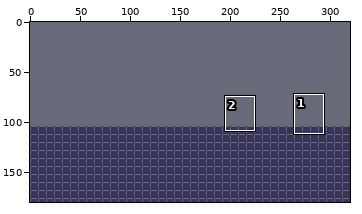
One commit to this sprite sheet: content/ldtk/mario_world/simplified/Level_1/_composite.png. Above: a wide view before the commit, with the close-up outlined.
Close-up. Before the edit:
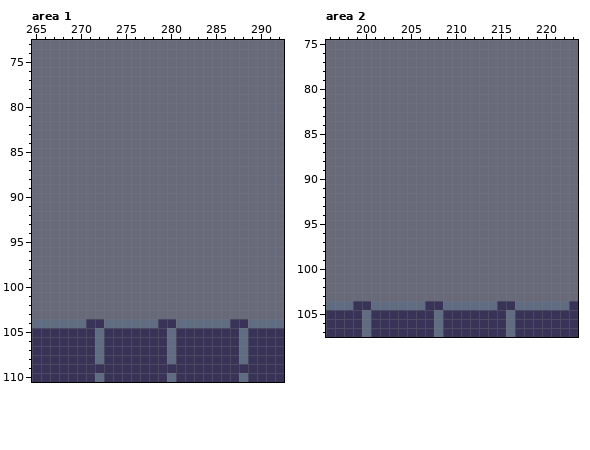
The file is 320x180 pixels. Shown: area 1: x 265..292, y 73..110; area 2: x 196..223, y 75..107.
New version:
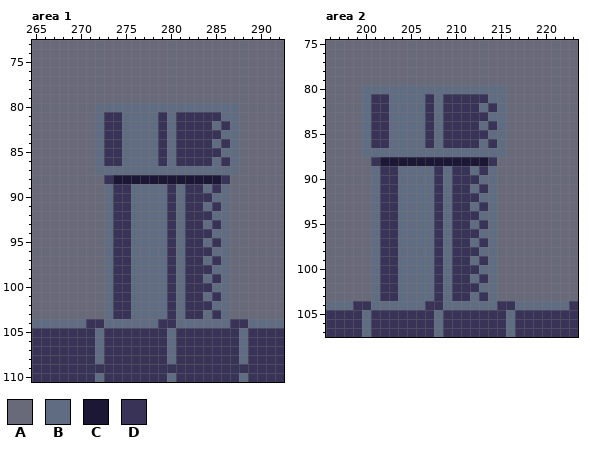
Palette (. is transparent): A #696a79  B #606c81  C #1c1734  D #393457
What changed:
--- area 1
@@ x 265..292 @@
  79 AAAAAAAAAAAAAAAAAAAAAAAAAAAA
- 80 AAAAAAAAAAAAAAAAAAAAAAAAAAAA
- 81 AAAAAAAAAAAAAAAAAAAAAAAAAAAA
- 82 AAAAAAAAAAAAAAAAAAAAAAAAAAAA
- 83 AAAAAAAAAAAAAAAAAAAAAAAAAAAA
- 84 AAAAAAAAAAAAAAAAAAAAAAAAAAAA
- 85 AAAAAAAAAAAAAAAAAAAAAAAAAAAA
- 86 AAAAAAAAAAAAAAAAAAAAAAAAAAAA
- 87 AAAAAAAAAAAAAAAAAAAAAAAAAAAA
- 88 AAAAAAAAAAAAAAAAAAAAAAAAAAAA
- 89 AAAAAAAAAAAAAAAAAAAAAAAAAAAA
- 90 AAAAAAAAAAAAAAAAAAAAAAAAAAAA
- 91 AAAAAAAAAAAAAAAAAAAAAAAAAAAA
- 92 AAAAAAAAAAAAAAAAAAAAAAAAAAAA
- 93 AAAAAAAAAAAAAAAAAAAAAAAAAAAA
- 94 AAAAAAAAAAAAAAAAAAAAAAAAAAAA
- 95 AAAAAAAAAAAAAAAAAAAAAAAAAAAA
- 96 AAAAAAAAAAAAAAAAAAAAAAAAAAAA
- 97 AAAAAAAAAAAAAAAAAAAAAAAAAAAA
- 98 AAAAAAAAAAAAAAAAAAAAAAAAAAAA
- 99 AAAAAAAAAAAAAAAAAAAAAAAAAAAA
-100 AAAAAAAAAAAAAAAAAAAAAAAAAAAA
-101 AAAAAAAAAAAAAAAAAAAAAAAAAAAA
-102 AAAAAAAAAAAAAAAAAAAAAAAAAAAA
-103 AAAAAAAAAAAAAAAAAAAAAAAAAAAA
+ 80 AAAAAAABBBBBBBBBBBBBBBBAAAAA
+ 81 AAAAAAABDDBBBBDBDDDDDBBAAAAA
+ 82 AAAAAAABDDBBBBDBDDDDBDBAAAAA
+ 83 AAAAAAABDDBBBBDBDDDDDBBAAAAA
+ 84 AAAAAAABDDBBBBDBDDDDBDBAAAAA
+ 85 AAAAAAABDDBBBBDBDDDDDBBAAAAA
+ 86 AAAAAAABDDBBBBDBDDDDBDBAAAAA
+ 87 AAAAAAABBBBBBBBBBBBBBBBAAAAA
+ 88 AAAAAAAADCCCCCCCCCCCCDAAAAAA
+ 89 AAAAAAAABDDBBBBDBDDBDBAAAAAA
+ 90 AAAAAAAABDDBBBBDBDDDBBAAAAAA
+ 91 AAAAAAAABDDBBBBDBDDBDBAAAAAA
+ 92 AAAAAAAABDDBBBBDBDDDBBAAAAAA
+ 93 AAAAAAAABDDBBBBDBDDBDBAAAAAA
+ 94 AAAAAAAABDDBBBBDBDDDBBAAAAAA
+ 95 AAAAAAAABDDBBBBDBDDBDBAAAAAA
+ 96 AAAAAAAABDDBBBBDBDDDBBAAAAAA
+ 97 AAAAAAAABDDBBBBDBDDBDBAAAAAA
+ 98 AAAAAAAABDDBBBBDBDDDBBAAAAAA
+ 99 AAAAAAAABDDBBBBDBDDBDBAAAAAA
+100 AAAAAAAABDDBBBBDBDDDBBAAAAAA
+101 AAAAAAAABDDBBBBDBDDBDBAAAAAA
+102 AAAAAAAABDDBBBBDBDDDBBAAAAAA
+103 AAAAAAAABDDBBBBDBDDBDBAAAAAA
 104 BBBBBBDDBBBBBBDDBBBBBBDDBBBB
--- area 2
@@ x 196..223 @@
  79 AAAAAAAAAAAAAAAAAAAAAAAAAAAA
- 80 AAAAAAAAAAAAAAAAAAAAAAAAAAAA
- 81 AAAAAAAAAAAAAAAAAAAAAAAAAAAA
- 82 AAAAAAAAAAAAAAAAAAAAAAAAAAAA
- 83 AAAAAAAAAAAAAAAAAAAAAAAAAAAA
- 84 AAAAAAAAAAAAAAAAAAAAAAAAAAAA
- 85 AAAAAAAAAAAAAAAAAAAAAAAAAAAA
- 86 AAAAAAAAAAAAAAAAAAAAAAAAAAAA
- 87 AAAAAAAAAAAAAAAAAAAAAAAAAAAA
- 88 AAAAAAAAAAAAAAAAAAAAAAAAAAAA
- 89 AAAAAAAAAAAAAAAAAAAAAAAAAAAA
- 90 AAAAAAAAAAAAAAAAAAAAAAAAAAAA
- 91 AAAAAAAAAAAAAAAAAAAAAAAAAAAA
- 92 AAAAAAAAAAAAAAAAAAAAAAAAAAAA
- 93 AAAAAAAAAAAAAAAAAAAAAAAAAAAA
- 94 AAAAAAAAAAAAAAAAAAAAAAAAAAAA
- 95 AAAAAAAAAAAAAAAAAAAAAAAAAAAA
- 96 AAAAAAAAAAAAAAAAAAAAAAAAAAAA
- 97 AAAAAAAAAAAAAAAAAAAAAAAAAAAA
- 98 AAAAAAAAAAAAAAAAAAAAAAAAAAAA
- 99 AAAAAAAAAAAAAAAAAAAAAAAAAAAA
-100 AAAAAAAAAAAAAAAAAAAAAAAAAAAA
-101 AAAAAAAAAAAAAAAAAAAAAAAAAAAA
-102 AAAAAAAAAAAAAAAAAAAAAAAAAAAA
-103 AAAAAAAAAAAAAAAAAAAAAAAAAAAA
+ 80 AAAABBBBBBBBBBBBBBBBAAAAAAAA
+ 81 AAAABDDBBBBDBDDDDDBBAAAAAAAA
+ 82 AAAABDDBBBBDBDDDDBDBAAAAAAAA
+ 83 AAAABDDBBBBDBDDDDDBBAAAAAAAA
+ 84 AAAABDDBBBBDBDDDDBDBAAAAAAAA
+ 85 AAAABDDBBBBDBDDDDDBBAAAAAAAA
+ 86 AAAABDDBBBBDBDDDDBDBAAAAAAAA
+ 87 AAAABBBBBBBBBBBBBBBBAAAAAAAA
+ 88 AAAAADCCCCCCCCCCCCDAAAAAAAAA
+ 89 AAAAABDDBBBBDBDDBDBAAAAAAAAA
+ 90 AAAAABDDBBBBDBDDDBBAAAAAAAAA
+ 91 AAAAABDDBBBBDBDDBDBAAAAAAAAA
+ 92 AAAAABDDBBBBDBDDDBBAAAAAAAAA
+ 93 AAAAABDDBBBBDBDDBDBAAAAAAAAA
+ 94 AAAAABDDBBBBDBDDDBBAAAAAAAAA
+ 95 AAAAABDDBBBBDBDDBDBAAAAAAAAA
+ 96 AAAAABDDBBBBDBDDDBBAAAAAAAAA
+ 97 AAAAABDDBBBBDBDDBDBAAAAAAAAA
+ 98 AAAAABDDBBBBDBDDDBBAAAAAAAAA
+ 99 AAAAABDDBBBBDBDDBDBAAAAAAAAA
+100 AAAAABDDBBBBDBDDDBBAAAAAAAAA
+101 AAAAABDDBBBBDBDDBDBAAAAAAAAA
+102 AAAAABDDBBBBDBDDDBBAAAAAAAAA
+103 AAAAABDDBBBBDBDDBDBAAAAAAAAA
 104 BBBDDBBBBBBDDBBBBBBDDBBBBBBD
Changed places in both close-ups, as pixel boxes (x1, y1, x2, y2):
changed: (95, 103, 239, 319)
changed: (362, 85, 506, 301)
